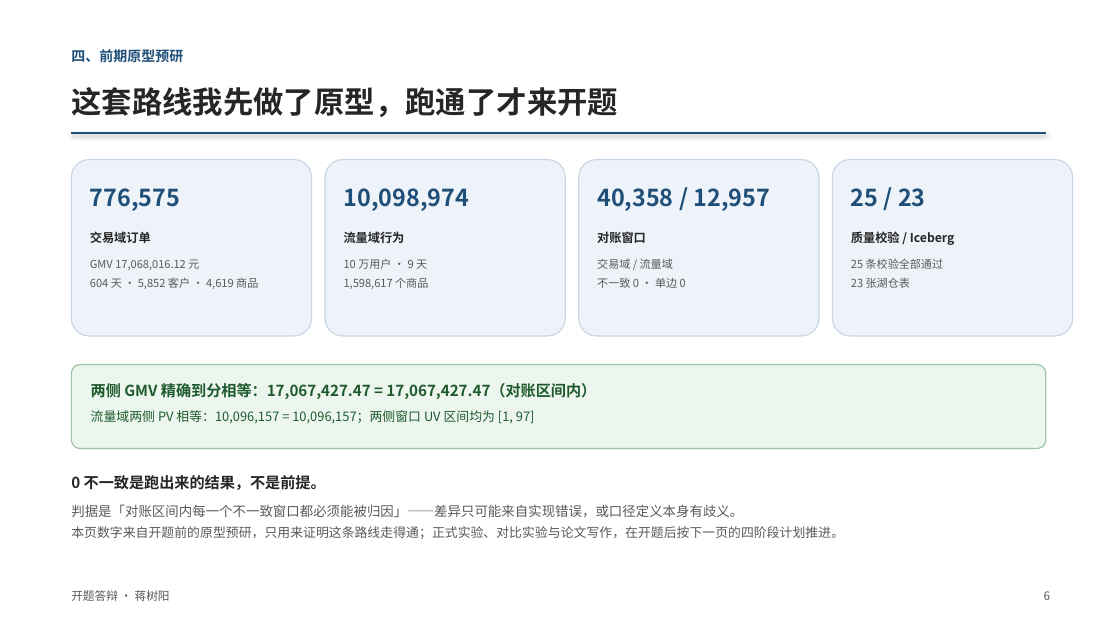
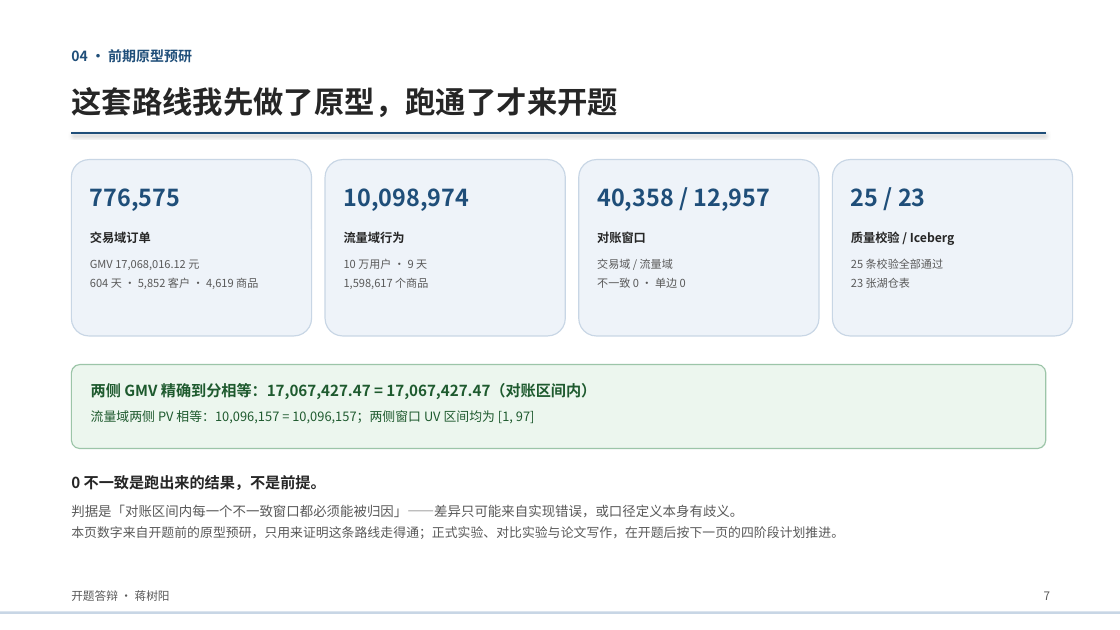
Before and after one commit to suntree-j/dsh-workspace, a slide deck: slide 7 of intelligent-data-platform/docs/thesis/答辩材料/开题答辩_蒋树阳.pptx (slide 6 before the commit). Drawn at 1120x630 pixels with LibreOffice and Linux fonts; fonts in the diff are those of the drawing. Boxes give left, top, right and bottom in pixels: in the first picture for what was removed or moved away, otherwise in the second. Text is boxed around its words. In the diff, an @@ line names an element or a change of style, - is before the commit and + after.

```diff
--- a/intelligent-data-platform/docs/thesis/答辩材料/开题答辩_蒋树阳.pptx
+++ b/intelligent-data-platform/docs/thesis/答辩材料/开题答辩_蒋树阳.pptx
@@ text at box(71, 48, 192, 66): text changed @@
-四、前期原型预研
+04 · 前期原型预研
@@ text at box(1044, 591, 1050, 600): text changed @@
-6
+7
@@ rectangle added at box(0, 612, 1120, 614), fill #C8D6E5 @@
```
Also in this commit, not shown: 7 other slides changed, 2 slides added, 3 other files.
